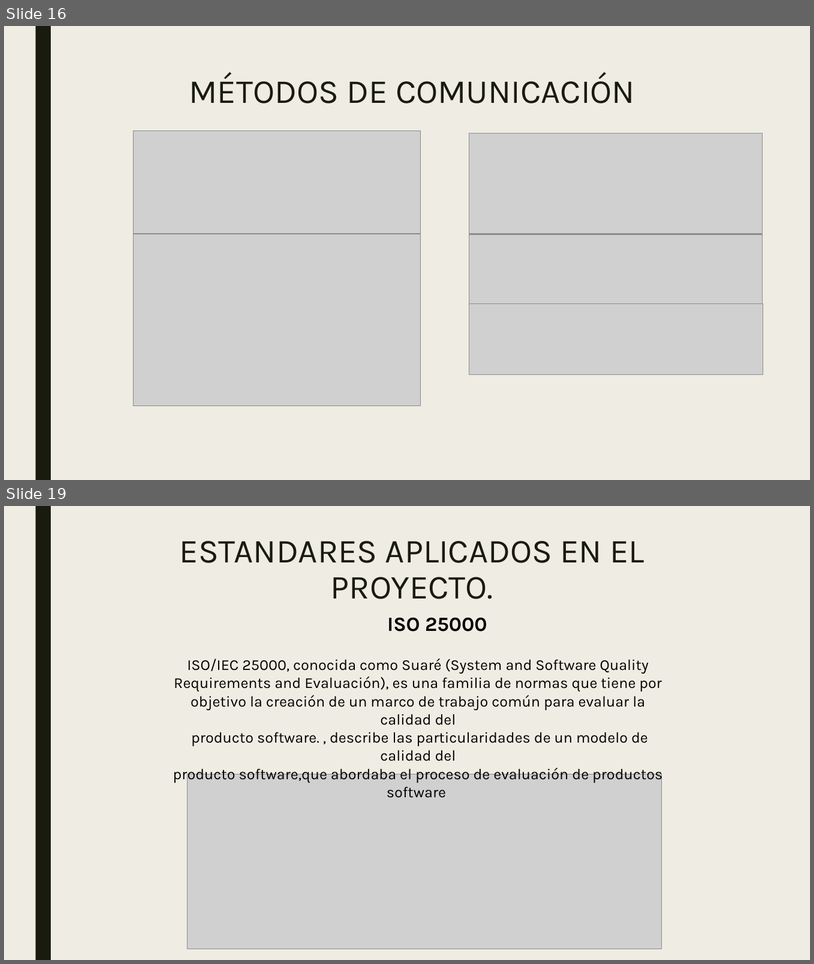
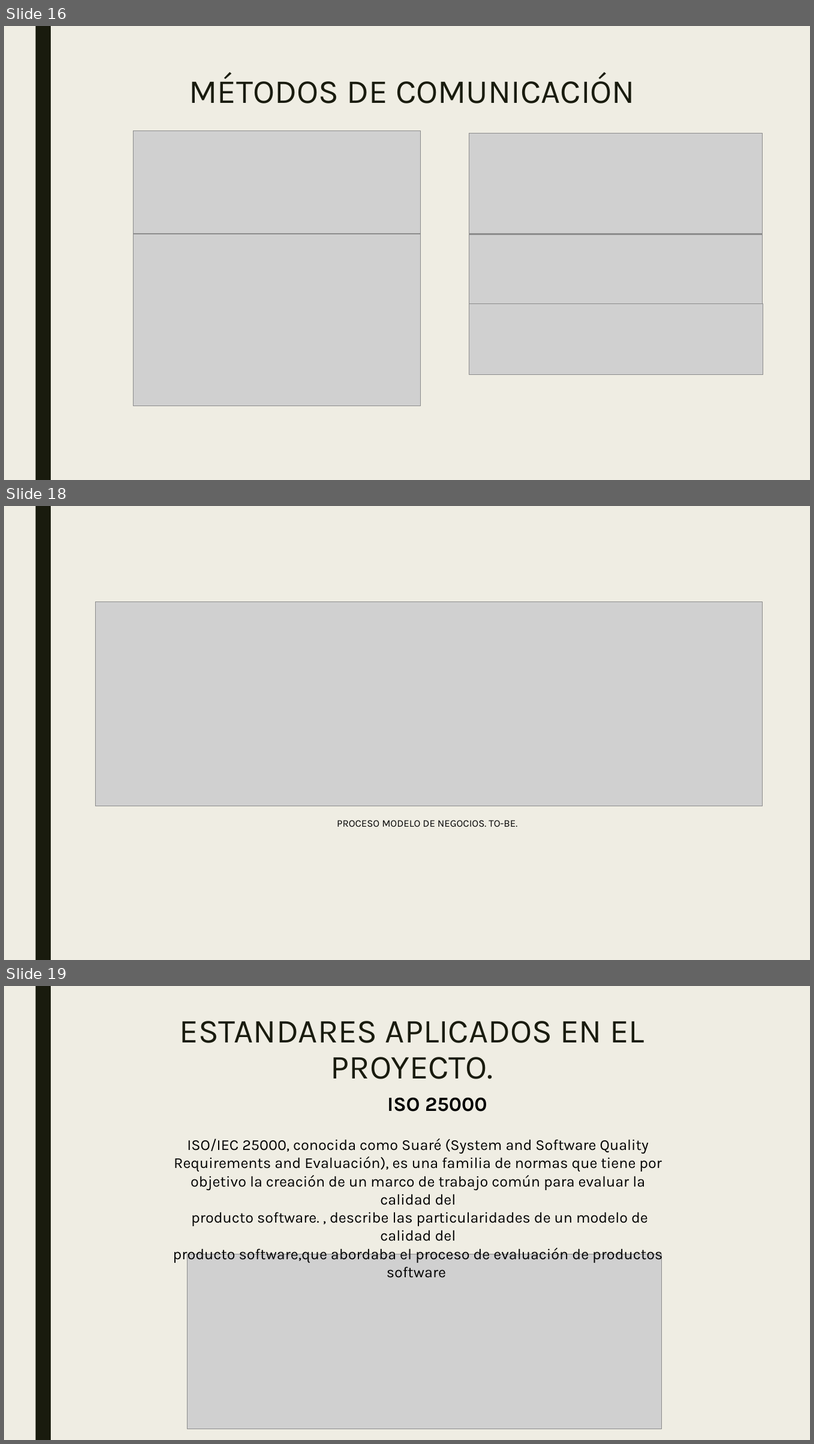
Before and after one commit to SM-ROOT/SM-ROOT, a slide deck: 9°A/Integradora/diapositiva/SM-ROOT_APPMO-SP.pptx. Shown one above the other, each under a label of ours: slides 16 and 19 before the commit, slides 16, 18 and 19 after it; the slides between them are not shown. The pictures are 814x964 and 814x1444 pixels, drawn with LibreOffice and Linux fonts; fonts in the diff are those of the drawing; grey boxes stand for pictures. Boxes give left, top, right and bottom in pixels: in the first picture for what was removed or moved away, otherwise in the second. Text is boxed around its words. In the diff, an @@ line names an element or a change of style, - is before the commit and + after.

```diff
--- a/9°A/Integradora/diapositiva/SM-ROOT_APPMO-SP.pptx
+++ b/9°A/Integradora/diapositiva/SM-ROOT_APPMO-SP.pptx
@@ slide 18 added at [4, 506, 810, 960], background #EFEDE3; not listed: 1 template element that a slide beside it also shows @@
@@ picture added at [95, 601, 762, 805] @@
@@ text added at [337, 820, 518, 826], 12 pt, text #000000 @@
+PROCESO MODELO DE NEGOCIOS. TO-BE.
```
Also in this commit, not shown: 2 slides changed, 1 slide removed, 18 other files.
